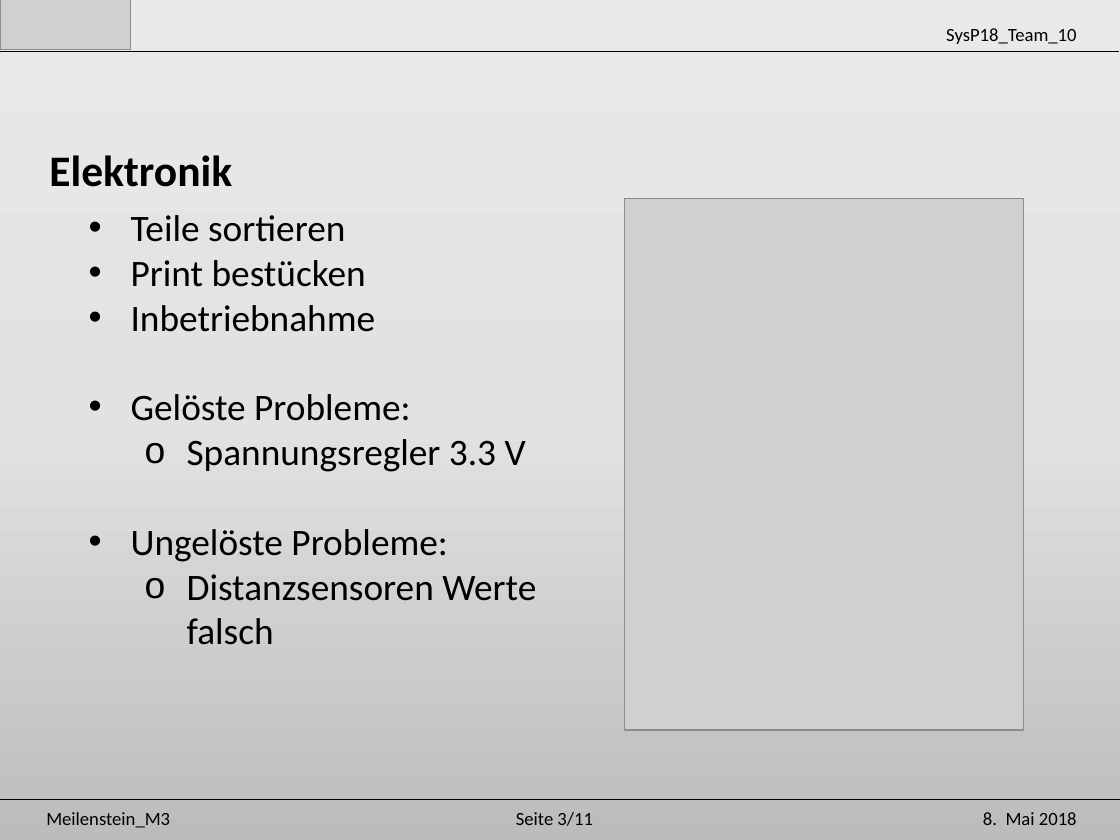
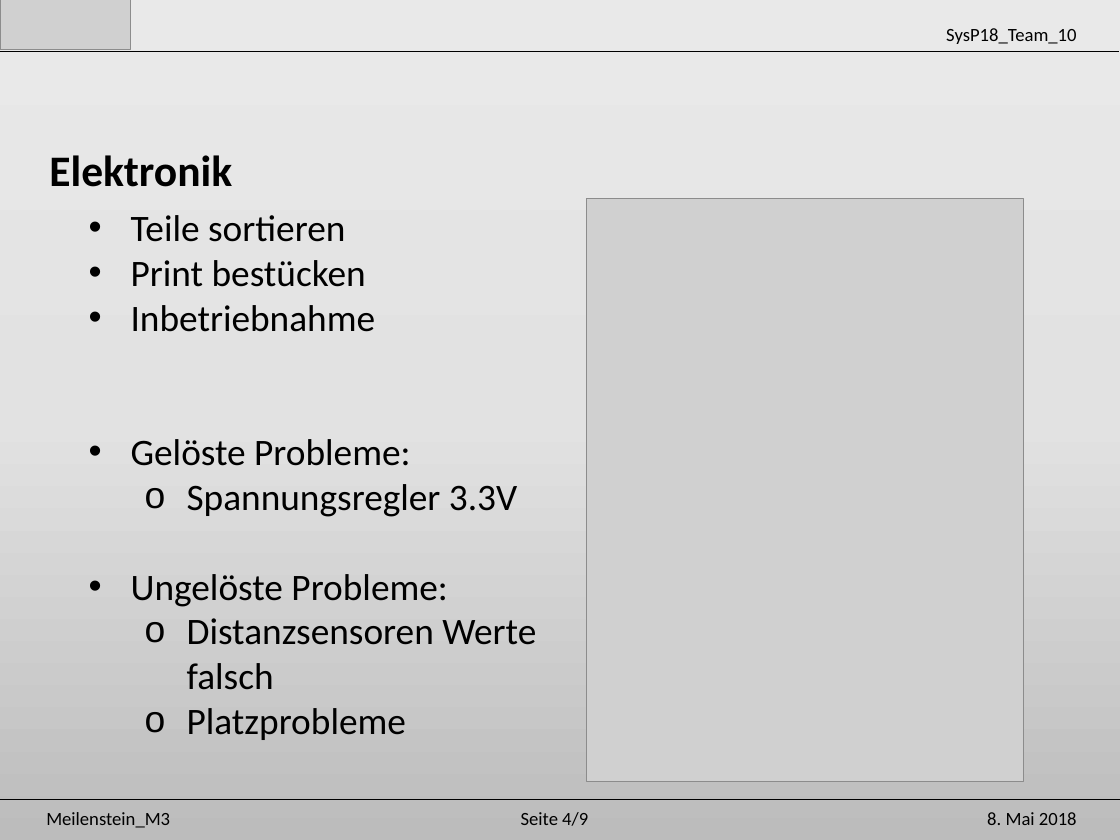
Before and after one commit to Unaqwyn/SysP18_1cv, a slide deck: slide 5 of 01_Organisation/02_Meilensteine/m3/Praesentation_m3.pptx (slide 3 before the commit). Drawn at 1120x840 pixels with LibreOffice and Linux fonts; fonts in the diff are those of the drawing; grey boxes stand for pictures. Boxes give left, top, right and bottom in pixels: in the first picture for what was removed or moved away, otherwise in the second. Text is boxed around its words. In the diff, an @@ line names an element or a change of style, - is before the commit and + after.

```diff
--- a/01_Organisation/02_Meilensteine/m3/Praesentation_m3.pptx
+++ b/01_Organisation/02_Meilensteine/m3/Praesentation_m3.pptx
@@ picture: place and size @@
-picture at (625, 199, 1024, 730)
+picture at (587, 199, 1024, 782)
@@ text at (187, 484, 517, 517): spaces changed @@
-  o Spannungsregler 3.3 V
+  o Spannungsregler 3.3V
@@ text at (187, 708, 406, 740): paragraph added @@
+  o Platzprobleme
@@ text "8. Mai 2018" rewrapped from (983, 812, 1077, 825) to (987, 812, 1077, 825) @@
@@ text at (521, 812, 588, 826): text changed @@
-Seite 3/11
+Seite 4/9
```
Also in this commit, not shown: 2 other slides changed, 6 slides added, 2 other files.
